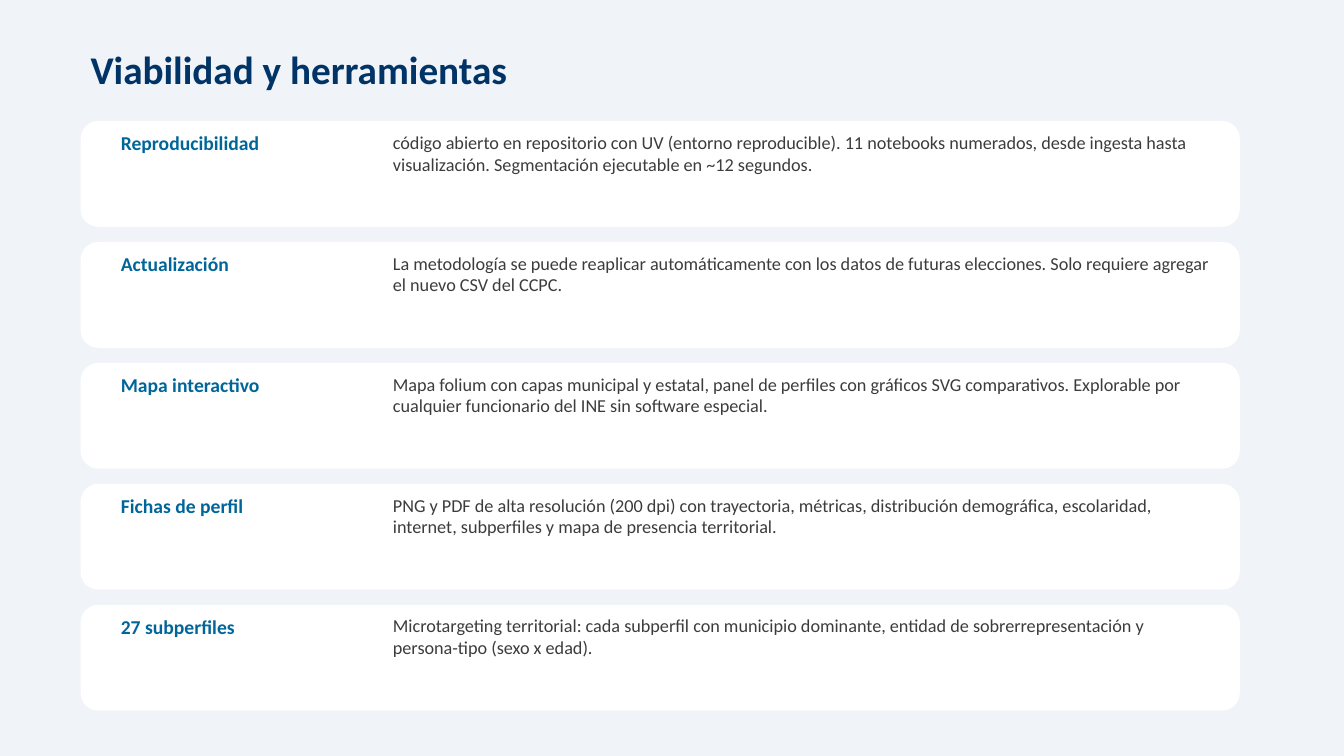
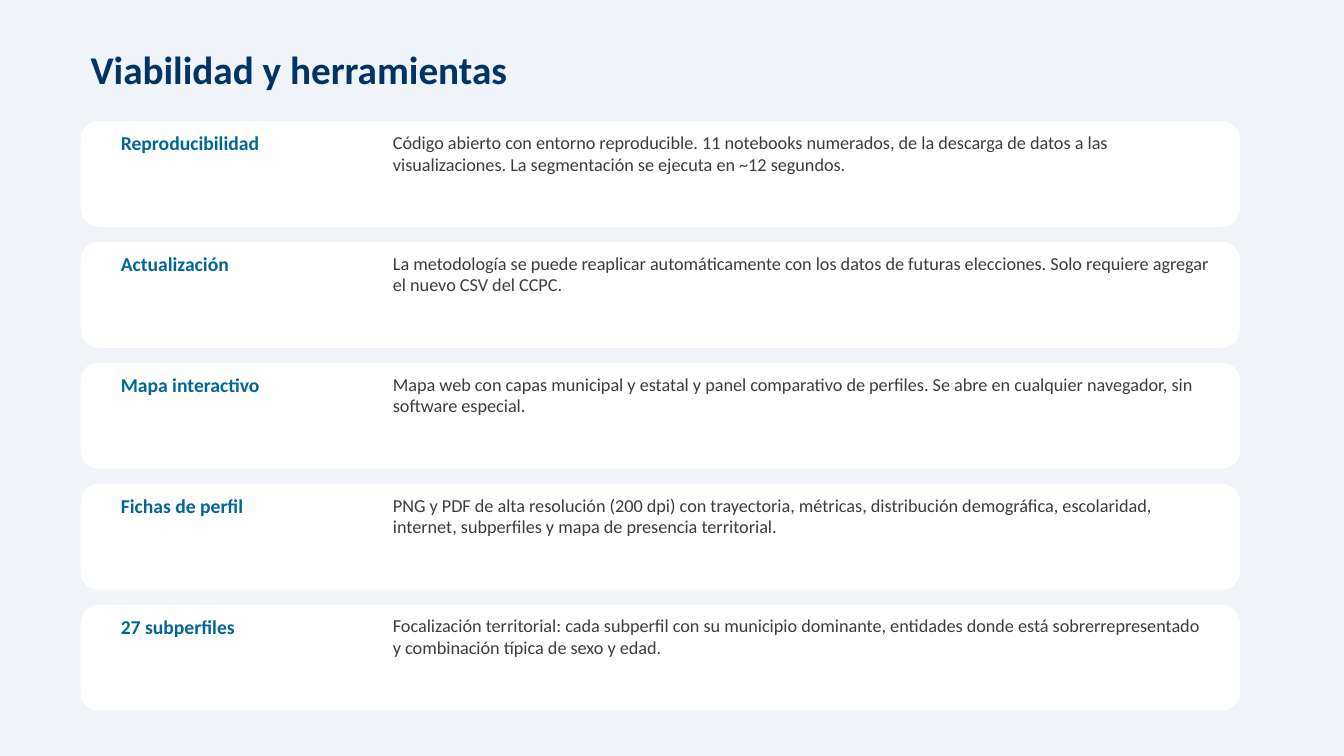
Before and after one commit to GuIsTyping/INE_HACKATHON, a slide deck: slide 9 of DATA/DOCS/presentacion_ejecutiva.pptx. Drawn at 1344x756 pixels with LibreOffice and Linux fonts; fonts in the diff are those of the drawing. Boxes give left, top, right and bottom in pixels: in the first picture for what was removed or moved away, otherwise in the second. Text is boxed around its words. In the diff, an @@ line names an element or a change of style, - is before the commit and + after.

Commit message:
Reporte tecnico mas claro, pendiente: generar el pdf del documento tecnico y actualizacion de las estrategias por perfil

```diff
--- a/DATA/DOCS/presentacion_ejecutiva.pptx
+++ b/DATA/DOCS/presentacion_ejecutiva.pptx
@@ text at (393, 136, 1108, 174): text changed @@
-código abierto en repositorio con UV (entorno reproducible). 11 notebooks numerados, desde ingesta hasta visualización. Segmentación ejecutable en ~12 segundos.
+Código abierto con entorno reproducible. 11 notebooks numerados, de la descarga de datos a las visualizaciones. La segmentación se ejecuta en ~12 segundos.
@@ text at (393, 378, 1193, 415): text changed @@
-Mapa folium con capas municipal y estatal, panel de perfiles con gráficos SVG comparativos. Explorable por cualquier funcionario del INE sin software especial.
+Mapa web con capas municipal y estatal y panel comparativo de perfiles. Se abre en cualquier navegador, sin software especial.
@@ text at (393, 619, 1200, 657): text changed @@
-Microtargeting territorial: cada subperfil con municipio dominante, entidad de sobrerrepresentación y persona-tipo (sexo x edad).
+Focalización territorial: cada subperfil con su municipio dominante, entidades donde está sobrerrepresentado y combinación típica de sexo y edad.
```
Also in this commit, not shown: 5 other slides changed, 4 other files.
